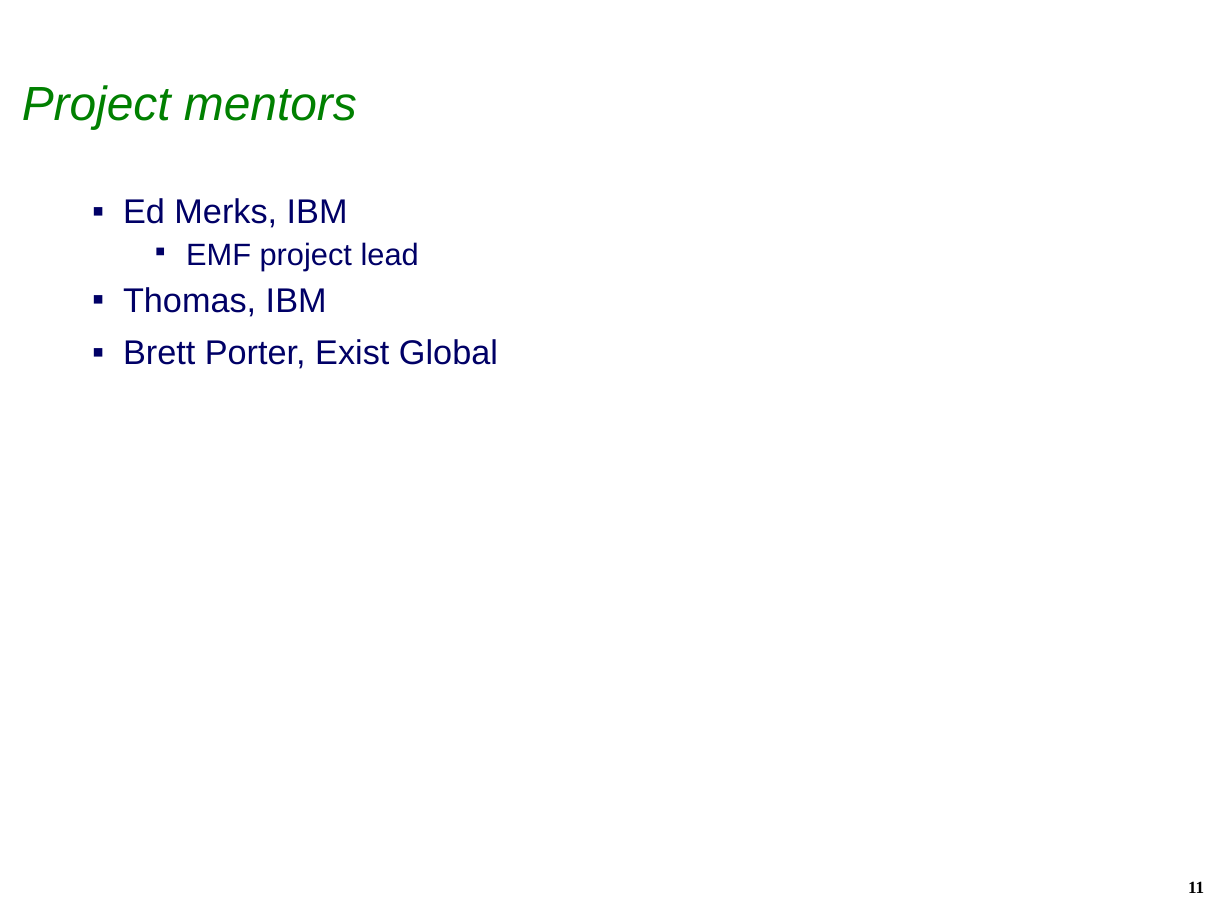
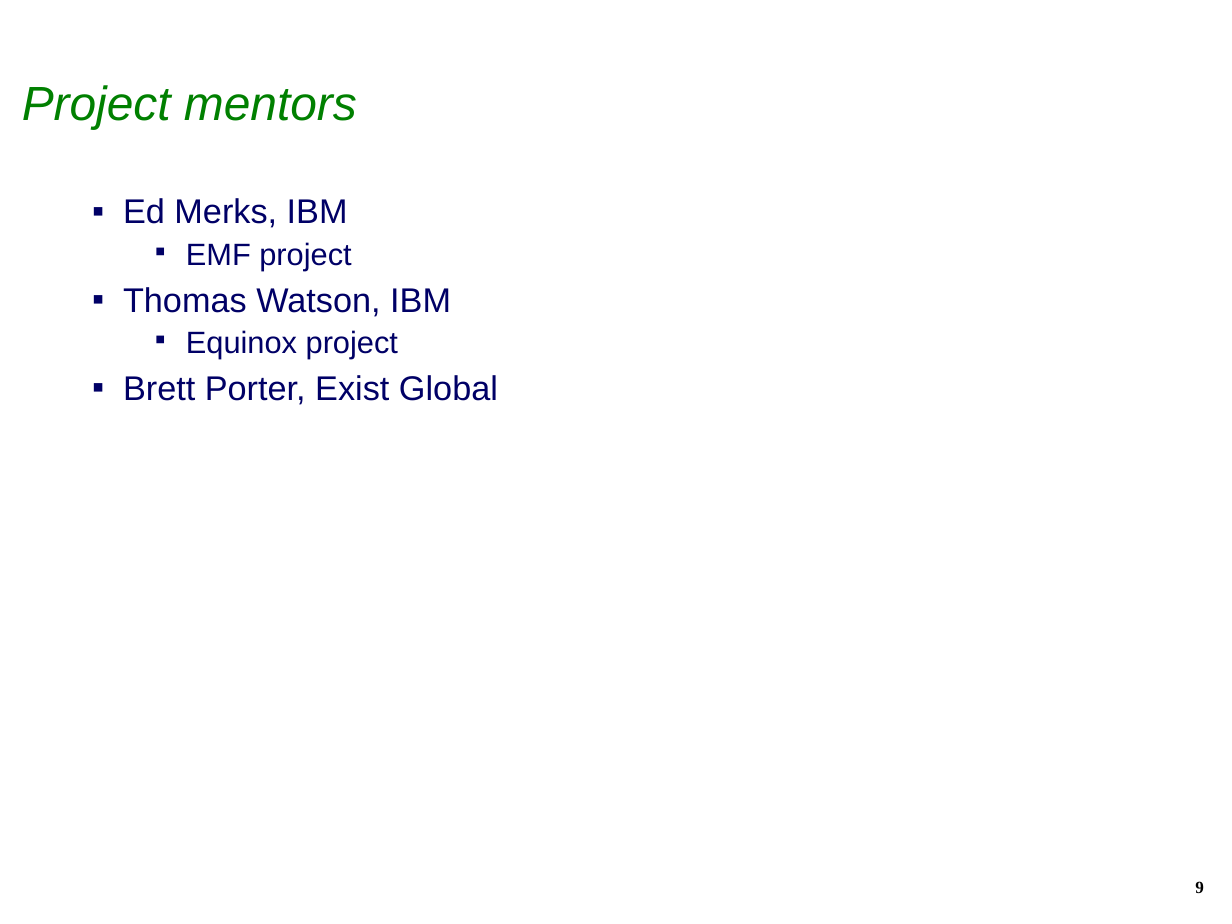
Before and after one commit to isabella232/q4e, a slide deck: slide 9 of docs/EclipseIAMCreationReview.ppt (slide 11 before the commit). Drawn at 1232x924 pixels with LibreOffice and Linux fonts; fonts in the diff are those of the drawing; background and template pictures are left out. Boxes give left, top, right and bottom in pixels: in the first picture for what was removed or moved away, otherwise in the second. Text is boxed around its words. In the diff, an @@ line names an element or a change of style, - is before the commit and + after.

```diff
--- a/docs/EclipseIAMCreationReview.ppt
+++ b/docs/EclipseIAMCreationReview.ppt
@@ text at <box>123,242,451,358</box>: text changed @@
-  ▪ EMF project lead
-▪ Thomas, IBM
+  ▪ EMF project
+▪ Thomas Watson, IBM
+  ▪ Equinox project
@@ page number at <box>1195,881,1204,893</box>: text changed @@
-11
+9
```
Also in this commit, not shown: 7 other slides changed, 1 slide added, 3 slides removed.
